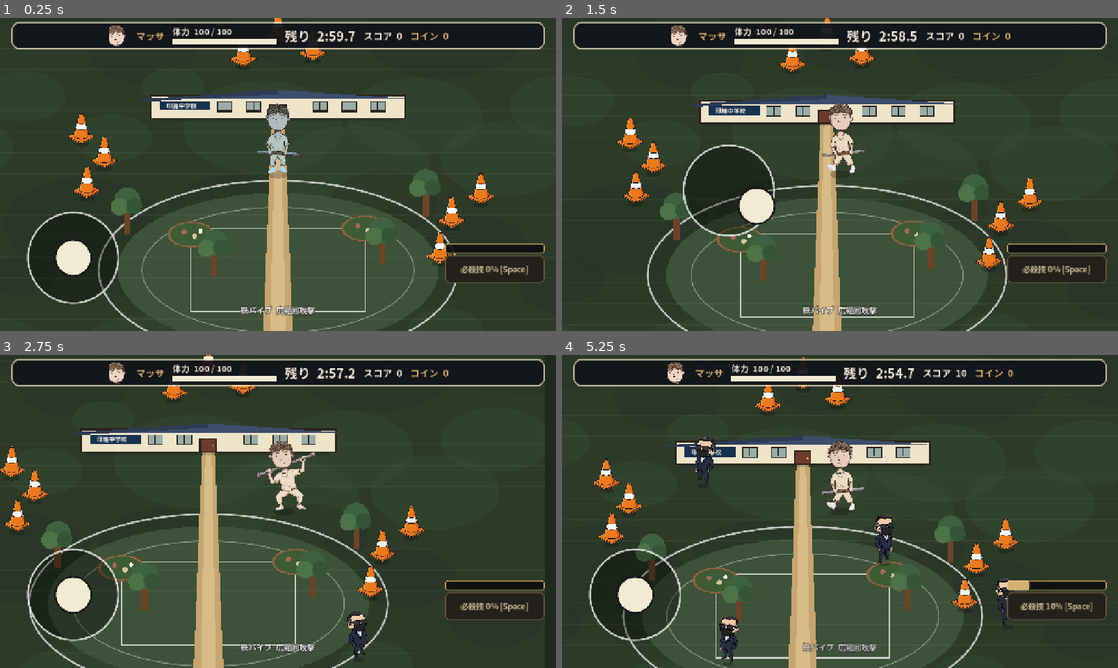
Above: before the commit, frames 1-4 (two rows, left to right).
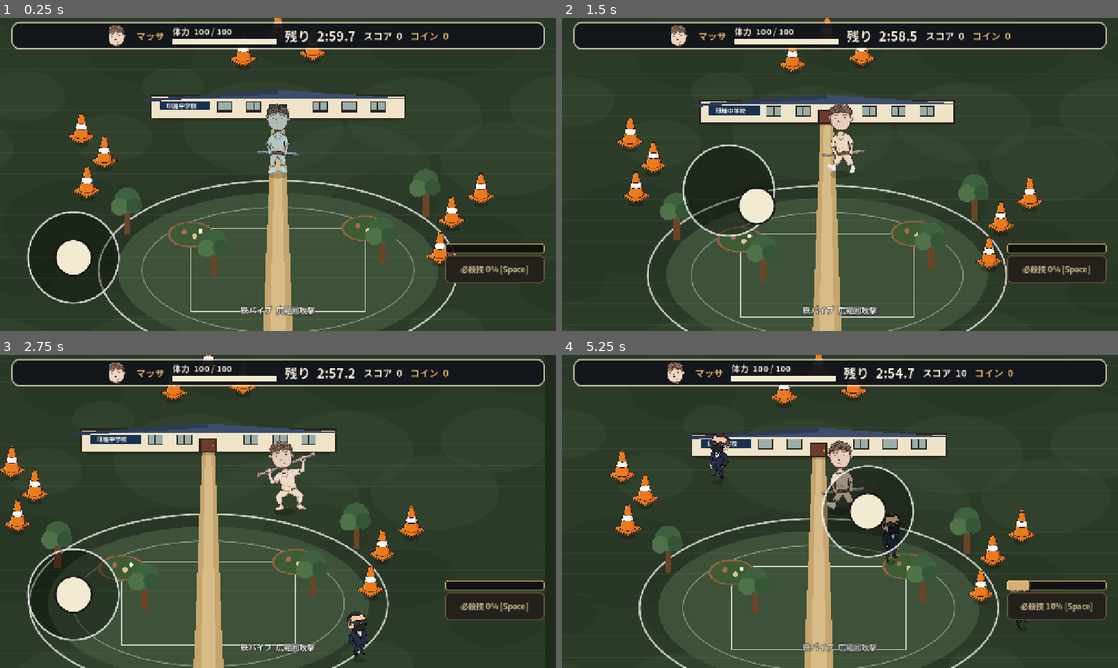
Above: after the commit, the same moments.

Repository: sudotti/inba-war
Game: Godot game, scene res://scenes/battle.tscn
Same seed, same stepped clock (60 frames per second), same inputs: the game is played once before the commit and once after it. This scene is started directly instead of the project's main scene.
Inputs (mouse positions are in pixels of both pictures, inside the frame that each line leads up to):
- Up to frame 1 (0.25 s): no input
- Up to frame 2 (1.5 s): tap Enter at 0.5 s; drag from (689, 174) to (895, 105) at 0.52 s; drag from (728, 190) to (812, 237) at 1.27 s
- Up to frame 3 (2.75 s): move the mouse to (333, 442) at 2.02 s; hold D from 2.03 s (still down); tap 3 at 2.1 s
- Up to frame 4 (5.25 s): release D at 2.75 s; drag from (812, 574) to (673, 464) at 2.77 s; move the mouse to (1006, 558) at 3.52 s; hold A 3.53-4.25 s; tap 2 at 3.6 s; tap Space at 3.77 s; drag from (673, 464) to (756, 433) at 4.27 s; move the mouse to (867, 511) at 5.02 s; hold S from 5.03 s (still down); tap 1 at 5.1 s; click (867, 511) at 5.17 s

The runs differ from the first frame. In frame 1, 0.2% of the frame differs, in the area x 4-22%, y 61-92%; in frame 2, 0.2%; in frame 3, 0.2%; in frame 4, 20%, in the area x 4-85%, y 0-100%.

Commit message:
Full-screen floating stick, bigger knob, portrait-aware build cards

Diff:
--- a/scripts/battle_screen.gd
+++ b/scripts/battle_screen.gd
@@ -98,13 +98,16 @@
 var _seen_boss_alert := 0
 var _compact_layout := false
 var _stacked_cards := false
+var _stacked_card_h := 150.0
 
 
 func _ready() -> void:
 	_who = SaveStore.playable_character()
 	var viewport_size := get_viewport_rect().size
 	_compact_layout = viewport_size.x < 1080.0 or viewport_size.y < 600.0
-	_stacked_cards = viewport_size.x < 560.0
+	_stacked_cards = viewport_size.x < 560.0 or viewport_size.y > viewport_size.x
+	var stacked_avail := viewport_size.y * 0.78 - 216.0
+	_stacked_card_h = clampf((stacked_avail - 12.0) / 3.0, 96.0, 150.0)
 	sim = BattleSim.new(_who)
 	camera = Camera2D.new()
 	camera.position_smoothing_enabled = false
@@ -1122,7 +1125,7 @@
 	UiFont.full_rect(root)
 	stick = Stick.new()
 	root.add_child(stick)
-	UiFont.place(stick, 0.0, 0.0, 0.46, 1.0)
+	UiFont.full_rect(stick)
 
 
 func _build_special_cut_in() -> void:
@@ -1460,7 +1463,7 @@
 	var card_height := 280.0
 	if _stacked_cards:
 		card_width = viewport_size.x * 0.80
-		card_height = 150.0
+		card_height = _stacked_card_h
 	elif _compact_layout:
 		card_width = maxf(150.0, minf(240.0, (viewport_size.x * 0.82 - 16.0) / 3.0))
 		card_height = clampf(viewport_size.y * 0.52, 200.0, 260.0)
--- a/scripts/virtual_stick.gd
+++ b/scripts/virtual_stick.gd
@@ -1,7 +1,7 @@
 extends Control
 
-const RADIUS_MIN := 72.0
-const RADIUS_MAX := 112.0
+const RADIUS_MIN := 96.0
+const RADIUS_MAX := 144.0
 
 var direction := Vector2.ZERO
 
@@ -70,8 +70,8 @@
 
 
 func _radius() -> float:
-	var screen_width := size.x / 0.46
-	var target := minf(size.y * 0.145, screen_width * 0.08125)
+	var screen_width := size.x
+	var target := minf(size.y * 0.145, screen_width * 0.105)
 	return clampf(target, RADIUS_MIN, RADIUS_MAX)
 
 
Not shown, changed: docs/index.html
Not shown, changed: docs/index.pck
